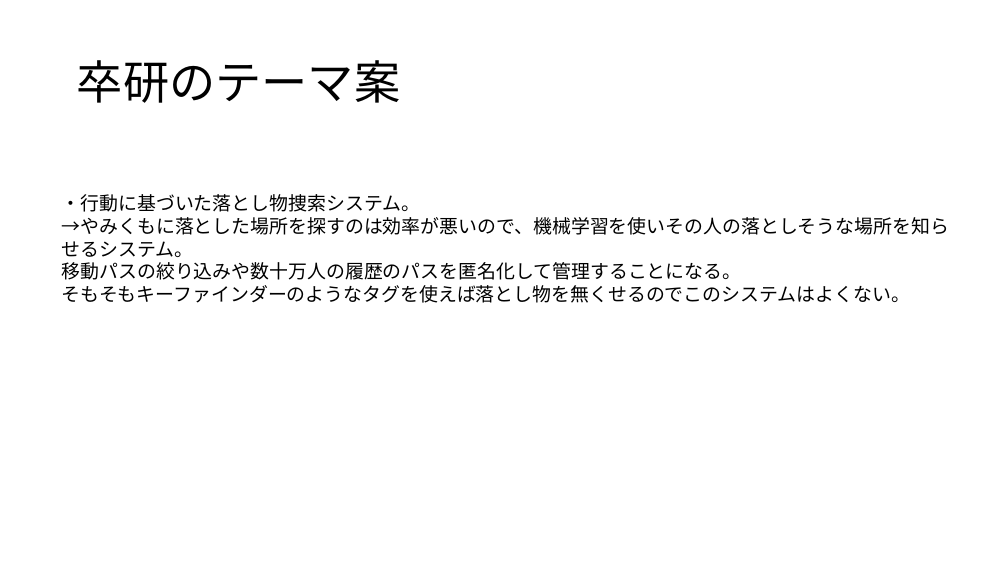
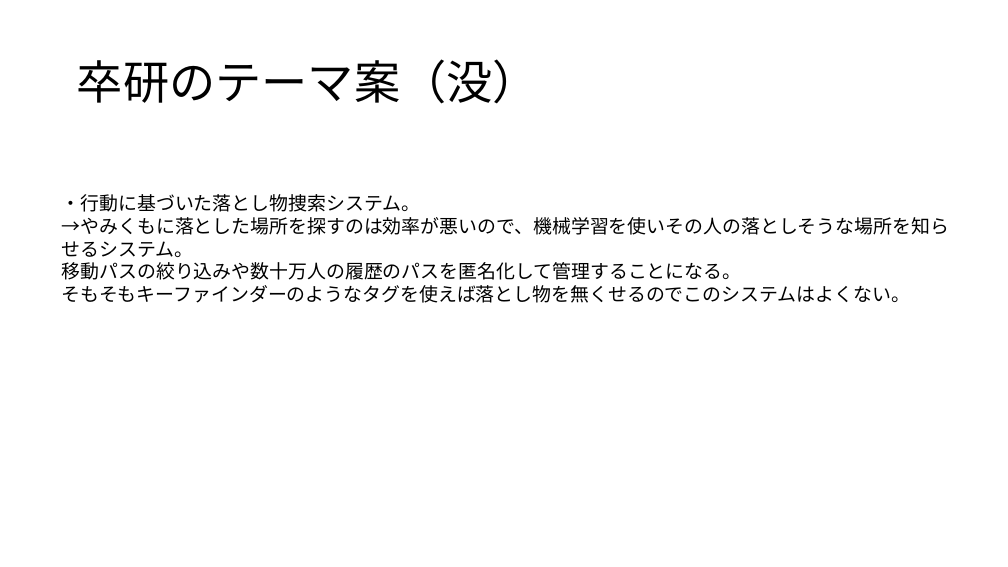
Before and after one commit to kait-takanolab/1821086_matsuo_thesis, a slide deck: slide 2 of 1821086_matsuo_sotsuken.pptx. Drawn at 1008x567 pixels with LibreOffice and Linux fonts; fonts in the diff are those of the drawing. Boxes give left, top, right and bottom in pixels: in the first picture for what was removed or moved away, otherwise in the second. Text is boxed around its words. In the diff, an @@ line names an element or a change of style, - is before the commit and + after.

Commit message:
4/30卒研

```diff
--- a/1821086_matsuo_sotsuken.pptx
+++ b/1821086_matsuo_sotsuken.pptx
@@ title at (77, 59, 539, 104): text changed @@
-卒研のテーマ案
+卒研のテーマ案（没）
```
Also in this commit, not shown: 5 slides added.
